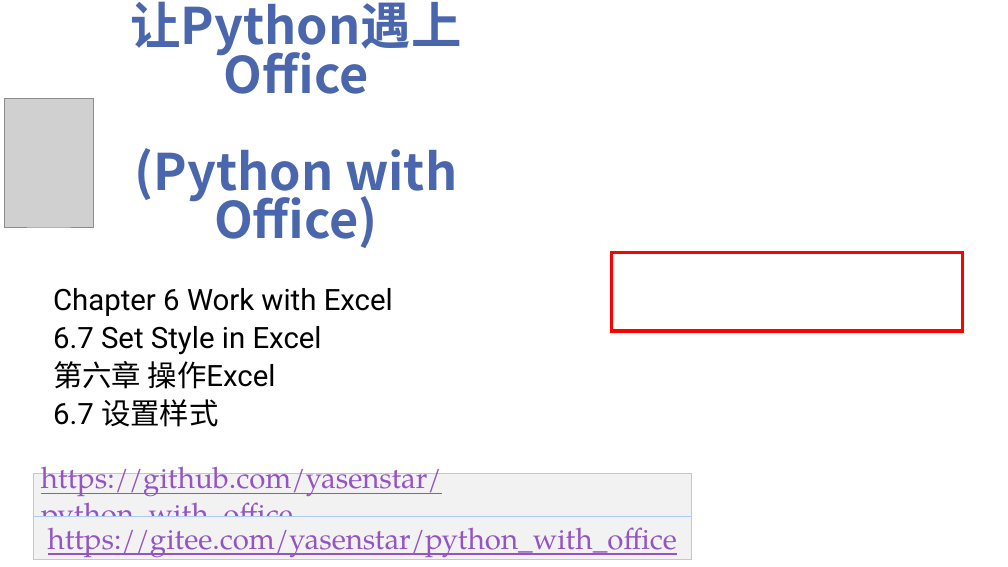
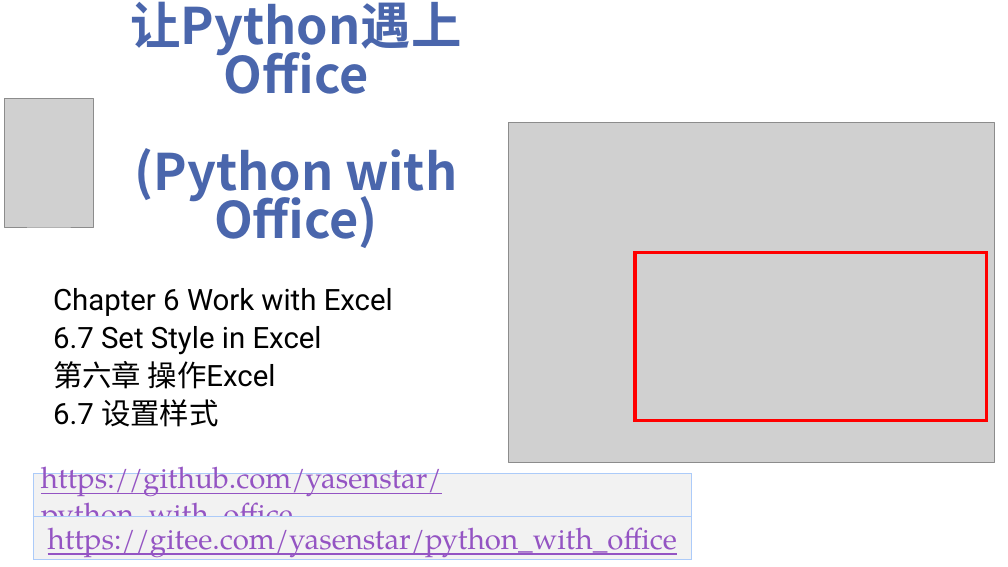
Before and after one commit to yasenstar/python_with_office, a slide deck: slide 35 of Python-with-Office-Video_Covers.pptx. Drawn at 1008x567 pixels with LibreOffice and Linux fonts; fonts in the diff are those of the drawing; grey boxes stand for pictures; background and template pictures are left out. Boxes give left, top, right and bottom in pixels: in the first picture for what was removed or moved away, otherwise in the second. Text is boxed around its words. In the diff, an @@ line names an element or a change of style, - is before the commit and + after.

```diff
--- a/Python-with-Office-Video_Covers.pptx
+++ b/Python-with-Office-Video_Covers.pptx
@@ picture added at (x1=508, y1=123, x2=994, y2=462) @@
@@ rectangle resized from (x1=611, y1=253, x2=963, y2=331) to (x1=635, y1=253, x2=987, y2=420) @@
```
Also in this commit, not shown: 1 other file.
